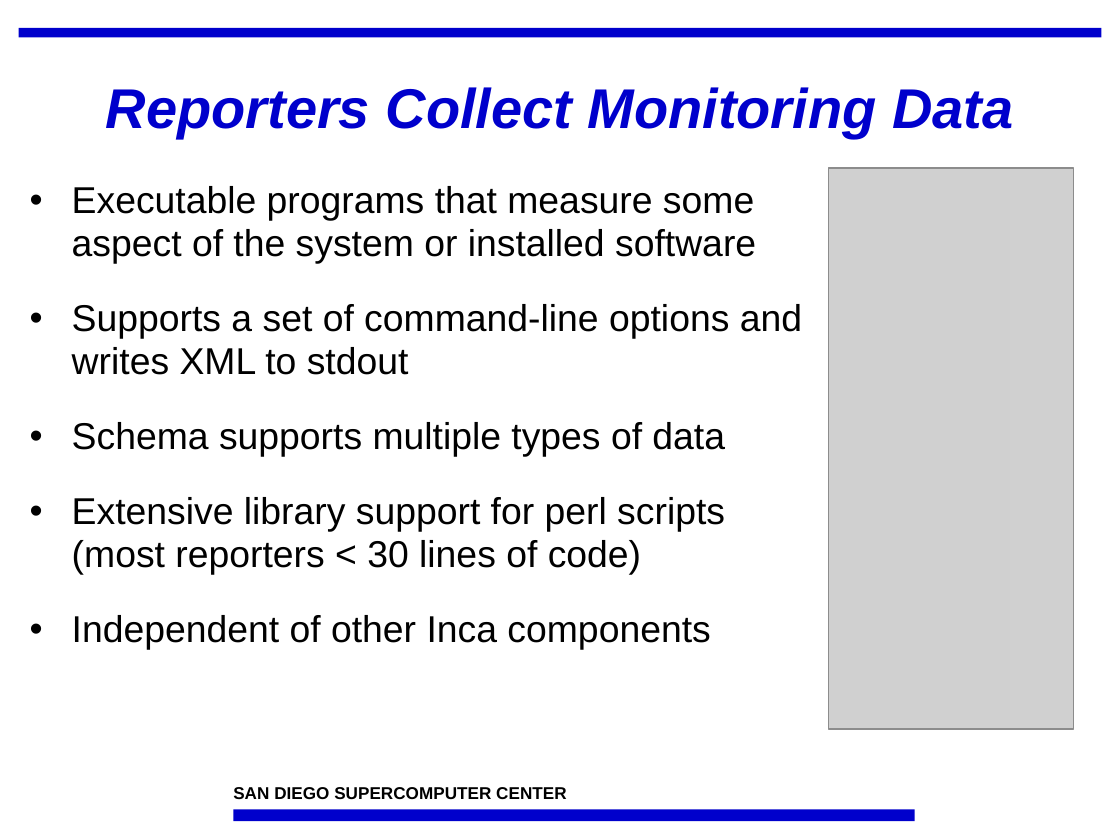
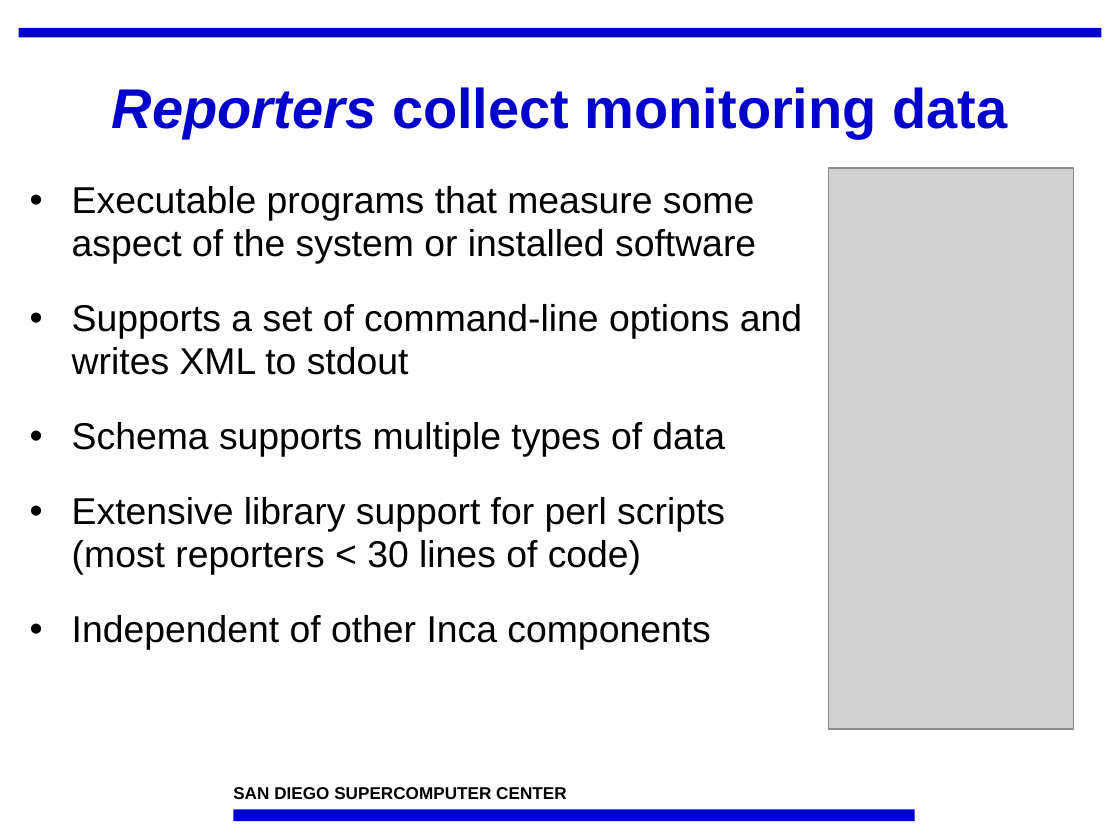
Before and after one commit to IncaProject/inca-xsede, a slide deck: slide 5 of talks/sc07/inca-sc07.ppt. Drawn at 1120x840 pixels with LibreOffice and Linux fonts; fonts in the diff are those of the drawing; grey boxes stand for pictures; background and template pictures are left out. Boxes give left, top, right and bottom in pixels: in the first picture for what was removed or moved away, otherwise in the second. Text is boxed around its words. In the diff, an @@ line names an element or a change of style, - is before the commit and + after.

```diff
--- a/talks/sc07/inca-sc07.ppt
+++ b/talks/sc07/inca-sc07.ppt
@@ title at (112, 87, 1007, 138): text changed; italic off @@
-Reporters Collect Monitoring Data
+Reporters collect monitoring data
```
Also in this commit, not shown: 12 other slides changed.
